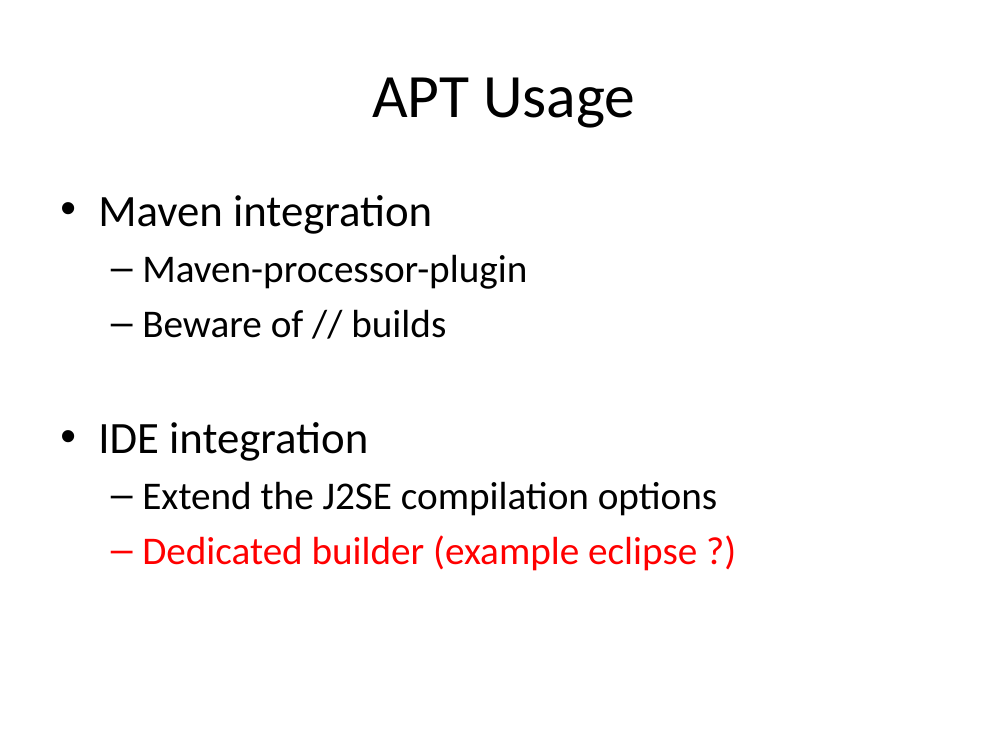
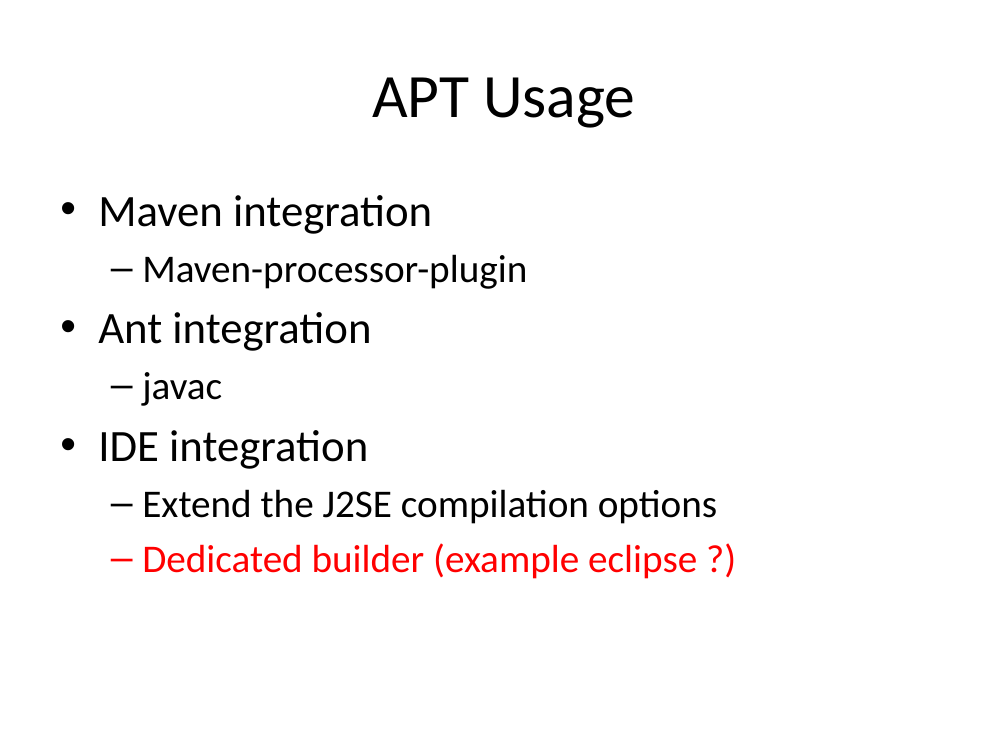
Before and after one commit to dbaeli/ez18n, a slide deck: slide 22 of ez18n-slides/javaone-2012/ez18n_javaone2012.pptx (slide 17 before the commit). Drawn at 1008x756 pixels with LibreOffice and Linux fonts; fonts in the diff are those of the drawing; background and template pictures are left out. Boxes give left, top, right and bottom in pixels: in the first picture for what was removed or moved away, otherwise in the second. Text is boxed around its words. In the diff, an @@ line names an element or a change of style, - is before the commit and + after.

```diff
--- a/ez18n-slides/javaone-2012/ez18n_javaone2012.pptx
+++ b/ez18n-slides/javaone-2012/ez18n_javaone2012.pptx
@@ text at (x1=98, y1=312, x2=371, y2=406): text changed; size 28 to 32 pt @@
-  – Beware of // builds
+• Ant integration
+  – javac
```
Also in this commit, not shown: 8 other slides changed, 10 slides added, 13 slides removed.
